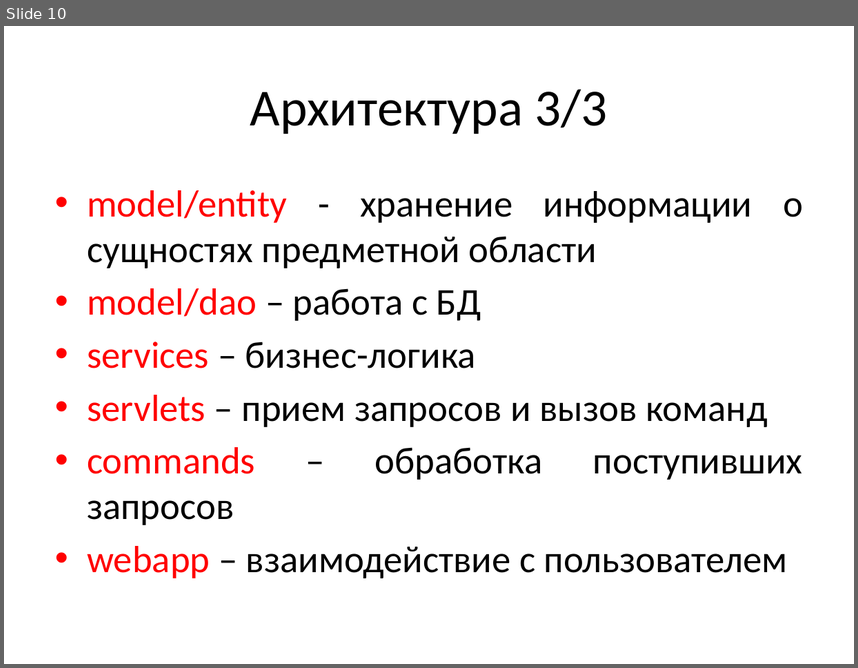
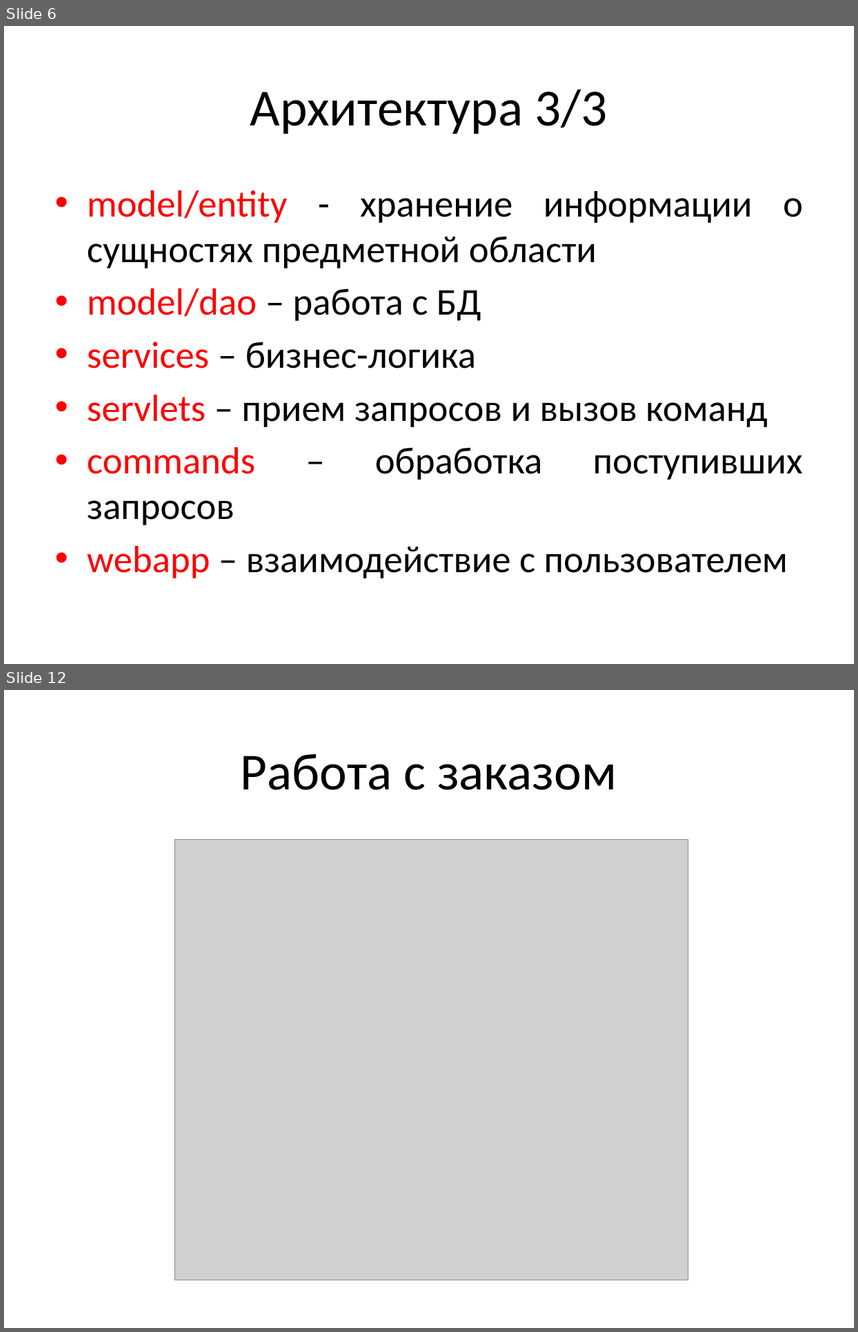
Before and after one commit to MikhailGlushko/FinalProject, a slide deck: doc/README.pptx. Shown one above the other, each under a label of ours: slide 10 before the commit, slides 6 and 12 after it; the slides between them are not shown. The pictures are 858x668 and 858x1332 pixels, drawn with LibreOffice and Linux fonts; fonts in the diff are those of the drawing; grey boxes stand for pictures. Boxes give left, top, right and bottom in pixels: in the first picture for what was removed or moved away, otherwise in the second. Text is boxed around its words. In the diff, an @@ line names an element or a change of style, - is before the commit and + after.

```diff
--- a/doc/README.pptx
+++ b/doc/README.pptx
@@ slide 12 added at bbox=[4, 690, 854, 1328], background #FFFFFF @@
@@ title added at bbox=[241, 753, 617, 790], 44 pt, text #000000 @@
+Работа с заказом
@@ picture added at bbox=[175, 840, 688, 1280] @@
@@ what was slide 10 is now slide 6 @@
```
Also in this commit, not shown: 5 other slides added, 8 slides removed, 1 other file.
